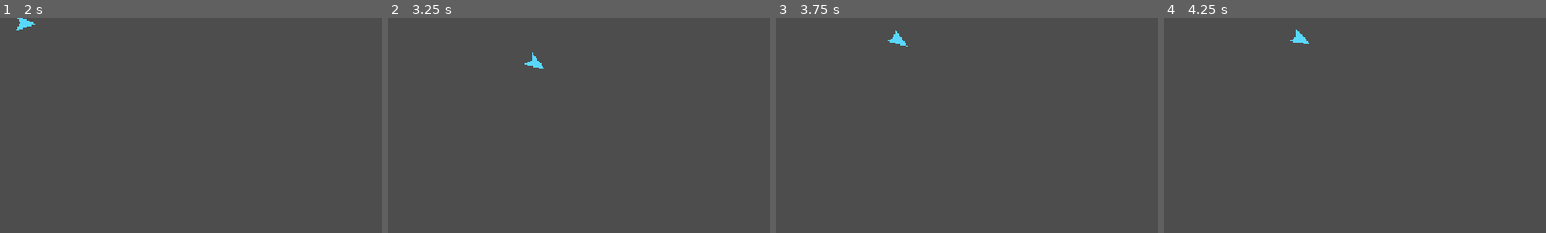
Above: before the commit, frames 1-4 (left to right).
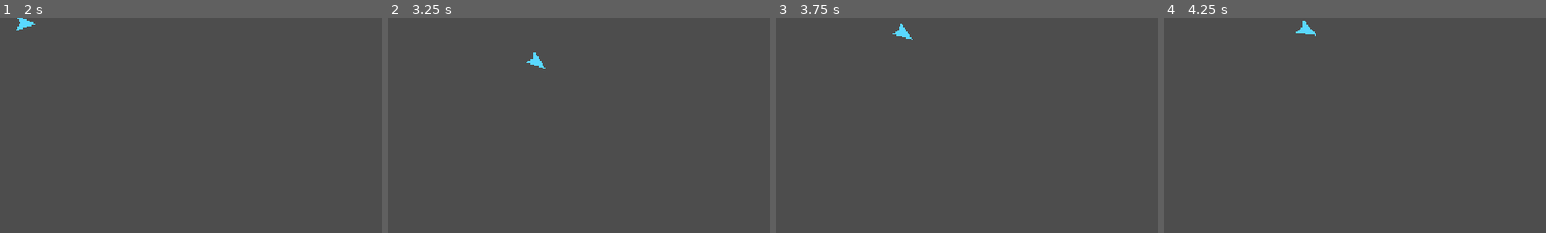
Above: after the commit, the same moments.

Repository: Bbran4/SpaceDelivery
Game: Godot game, scene res://scenes/player/player_ship.tscn
Two runs of this game, one before a commit and one after it. Both use one fixed random seed, a clock stepped at 60 frames per second and the inputs below. The project has no main scene, so this scene is started directly.
Inputs (mouse positions are % of the whole screen's width and height, from its top left):
- Up to frame 1 (2 s): click "Movement: Keyboard" at 0.5 s; click "Movement: Mouse" at 1.25 s
- Up to frame 2 (3.25 s): tap Enter at 2 s; move the mouse to (72, 45) at 2.02 s; hold D (right) 2.03-2.78 s; tap Space at 2.75 s; move the mouse to (30, 55) at 2.77 s; hold S (down) from 2.78 s (still down)
- Up to frame 3 (3.75 s): tap Enter at 3.5 s; move the mouse to (60, 28) at 3.52 s; release S (down) at 3.53 s; hold D (right) from 3.53 s (still down)
- Up to frame 4 (4.25 s): keep holding D (right)
The pictures show only the part of the screen within x 15-65%, y 0-50%; the shares and areas given below are measured in that part.

Frame 1 is identical in both runs. In frame 2, 0.1% of the frame differs, in the area x 35-42%, y 16-24%; in frame 3, 0.3%; in frame 4, 0.3%, in the area x 33-40%, y 1-12%.

Commit message:
Increase mouse steering turn speed

Diff:
--- a/scripts/player_controller.gd
+++ b/scripts/player_controller.gd
@@ -21,7 +21,7 @@
 
 @export_group("Mouse Movement")
 @export_range(0.0, 500.0, 1.0) var mouse_stop_distance: float = 70.0
-@export_range(1.0, 10.0, 0.1) var mouse_turn_rate_multiplier: float = 3.0
+@export_range(1.0, 10.0, 0.1) var mouse_turn_rate_multiplier: float = 4.0
 ## Approximate time for mouse steering to correct velocity toward the target.
 @export_range(0.1, 2.0, 0.05) var mouse_velocity_response_time: float = 0.4
 
